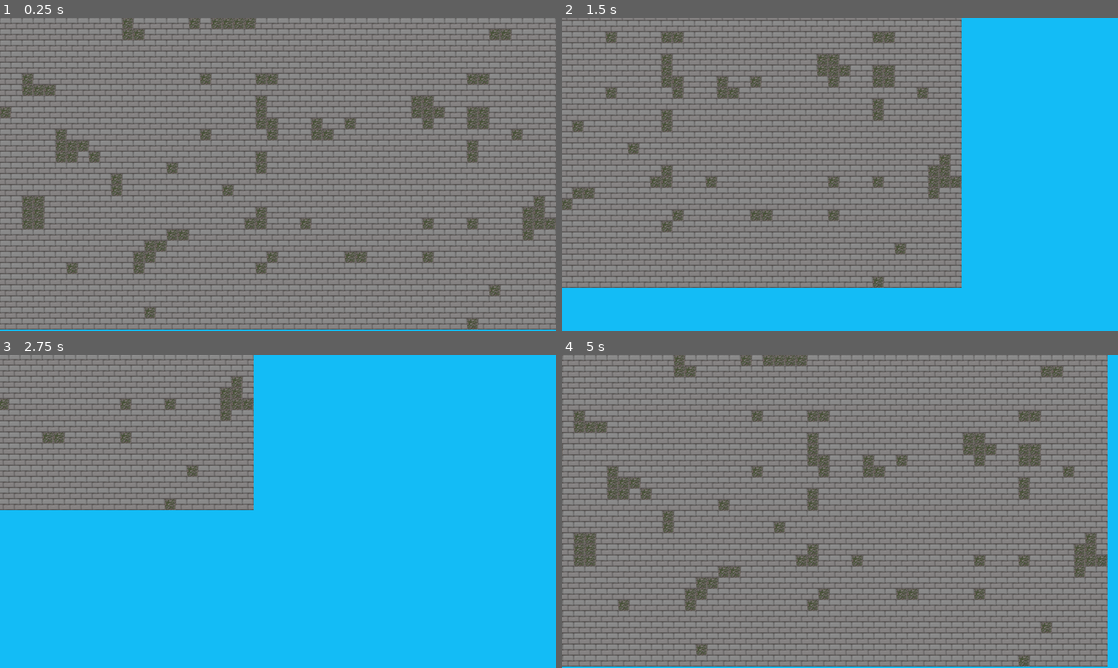
Above: before the commit, frames 1-4 (two rows, left to right).
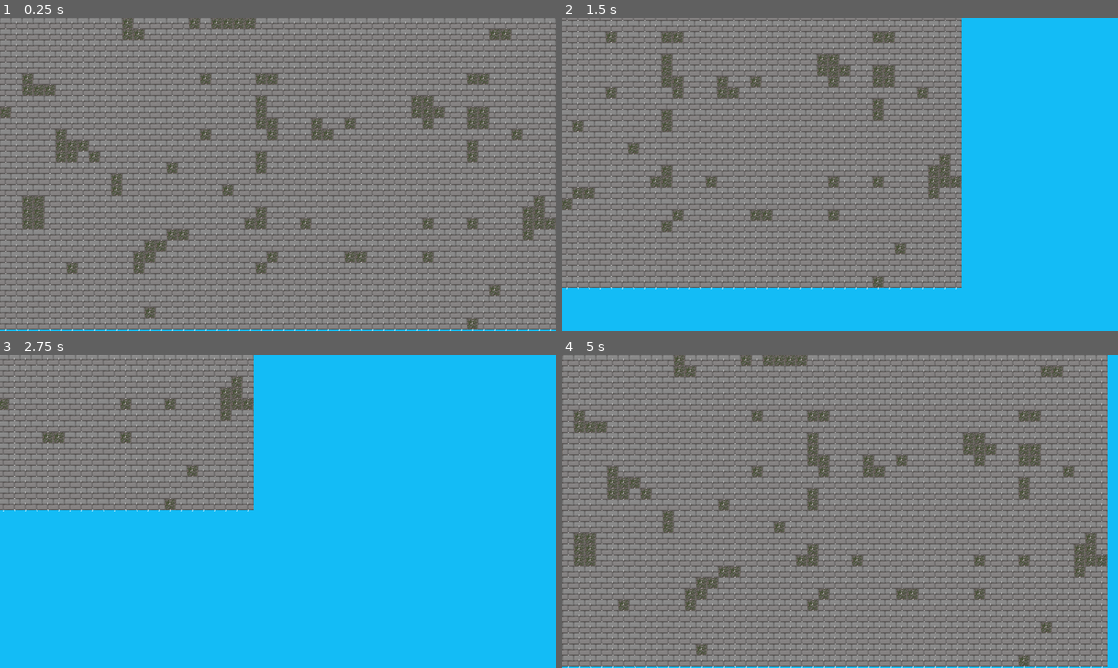
Above: after the commit, the same moments.

Repository: Coding-4Fun/Just4Fun_Mini_Shootergame
Game: Godot game, scene res://Terrain/Chunk/worldtestchunk.tscn
The game is run twice, just before and just after one commit, with the same random seed, the same clock (stepped at 60 frames per second) and the same inputs. This scene is started directly instead of the project's main scene.
Inputs (mouse positions are in pixels of both pictures, inside the frame that each line leads up to):
- Up to frame 1 (0.25 s): no input
- Up to frame 2 (1.5 s): tap Enter at 0.5 s; move the mouse to (962, 158) at 0.52 s; hold Right (ui_right) 0.53-1.28 s; tap Mouse wheel down (cannon_power_minus) at 0.6 s; move the mouse to (728, 190) at 1.27 s; hold Down (ui_down) from 1.28 s (still down); tap Mouse wheel up (cannon_power_plus) at 1.35 s
- Up to frame 3 (2.75 s): move the mouse to (333, 442) at 2.02 s; release Down (ui_down) at 2.03 s; hold Right (ui_right) from 2.03 s (still down); tap Space (cannon_shoot) at 2.1 s
- Up to frame 4 (5 s): move the mouse to (812, 574) at 2.77 s; release Right (ui_right) at 2.78 s; hold Up (ui_up) 2.78-3.53 s; tap Mouse wheel down (cannon_power_minus) at 2.85 s; move the mouse to (1006, 558) at 3.52 s; hold Left (ui_left) from 3.53 s (still down); tap Mouse wheel up (cannon_power_plus) at 3.6 s; move the mouse to (673, 464) at 4.27 s; tap Space (cannon_shoot) at 4.35 s

The runs differ from the first frame. In frame 1, 1.7% of the frame differs, in the area x 0-100%, y 1-100%; in frame 2, 1.0%; in frame 3, 0.3%; in frame 4, 1.6%.

Commit message:
Add: Label zum Debuggen

Diff:
--- a/Terrain/Blocks/Block.tscn
+++ b/Terrain/Blocks/Block.tscn
@@ -14,6 +14,22 @@
 texture = ExtResource( 1 )
 centered = false
 
+[node name="labDEBUG" type="Label" parent="sprite"]
+anchor_top = 0.5
+anchor_right = 1.0
+anchor_bottom = 0.5
+margin_top = -27.0
+margin_bottom = 27.5
+text = "1
+2"
+align = 1
+valign = 1
+uppercase = true
+max_lines_visible = 2
+__meta__ = {
+"_edit_use_anchors_": false
+}
+
 [node name="collisionShape2D" type="CollisionShape2D" parent="."]
 position = Vector2( 16, 16 )
 shape = SubResource( 1 )
